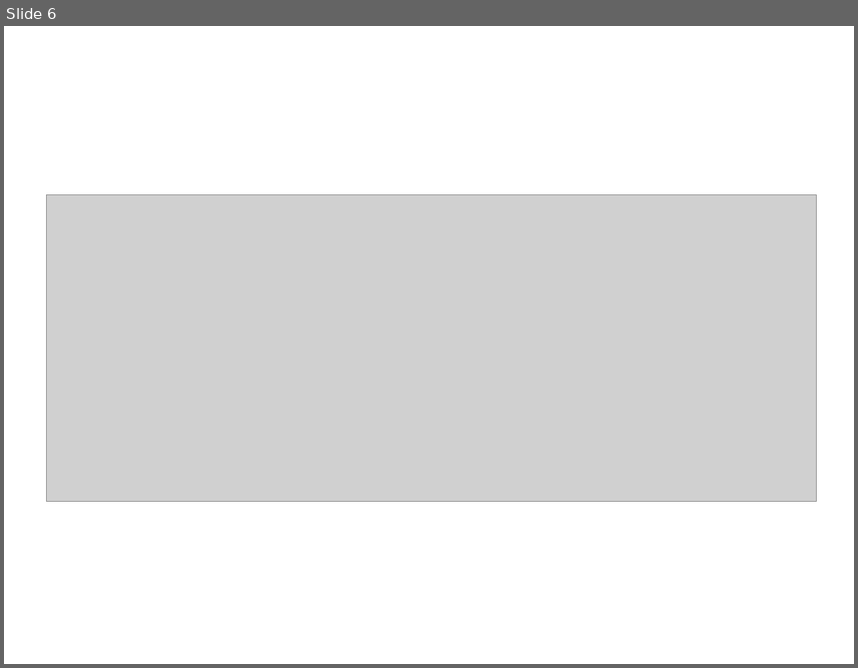
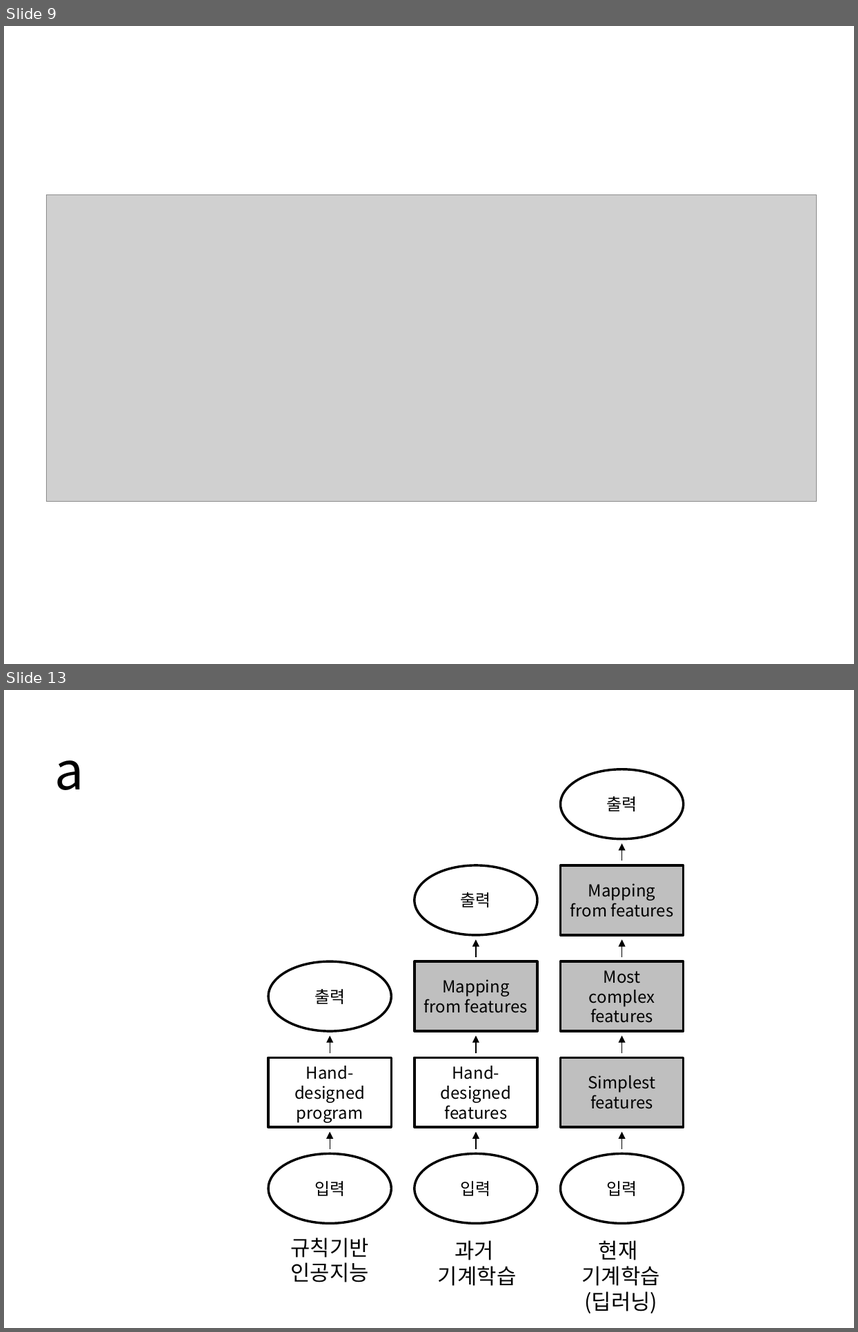
Before and after one commit to externalbrainlab/externalbrainlab.github.io, a slide deck: ppt/차트.pptx. Shown one above the other, each under a label of ours: slide 6 before the commit, slides 9 and 13 after it; the slides between them are not shown. The pictures are 858x668 and 858x1332 pixels, drawn with LibreOffice and Linux fonts; fonts in the diff are those of the drawing; grey boxes stand for pictures. Boxes give left, top, right and bottom in pixels: in the first picture for what was removed or moved away, otherwise in the second. Text is boxed around its words. In the diff, an @@ line names an element or a change of style, - is before the commit and + after.

```diff
--- a/ppt/차트.pptx
+++ b/ppt/차트.pptx
@@ slide 13 added at [4, 690, 854, 1328], background #FFFFFF @@
@@ title added at [55, 760, 84, 790], 44 pt, text #000000 @@
+a
@@ ellipse added at [561, 769, 684, 839], fill #FFFFFF, outline #000000 2 pt, 14 pt, text #000000 @@
+출력
@@ arrow added from (622, 861) to (622, 843), #000000 0.75 pt @@
@@ ellipse added at [415, 865, 538, 935], fill #FFFFFF, outline #000000 2 pt, 14 pt, text #000000 @@
+출력
@@ rectangle added at [561, 865, 684, 935], fill #BFBFBF, outline #000000 2 pt, 14 pt, text #000000 @@
+Mapping from features
@@ arrow added from (476, 957) to (476, 939), #000000 0.75 pt @@
@@ arrow added from (622, 957) to (622, 939), #000000 0.75 pt @@
@@ ellipse added at [268, 961, 392, 1031], fill #FFFFFF, outline #000000 2 pt, 14 pt, text #000000 @@
+출력
@@ rectangle added at [415, 961, 538, 1031], fill #BFBFBF, outline #000000 2 pt, 14 pt, text #000000 @@
+Mapping from features
@@ rectangle added at [561, 961, 684, 1031], fill #BFBFBF, outline #000000 2 pt, 14 pt, text #000000 @@
+Most complex features
@@ arrow added from (330, 1053) to (330, 1035), #000000 0.75 pt @@
@@ arrow added from (476, 1053) to (476, 1035), #000000 0.75 pt @@
@@ arrow added from (622, 1053) to (622, 1035), #000000 0.75 pt @@
@@ rectangle added at [268, 1057, 392, 1127], fill #FFFFFF, outline #000000 2 pt, 14 pt, text #000000 @@
+Hand-designed program
@@ rectangle added at [415, 1057, 538, 1127], fill #FFFFFF, outline #000000 2 pt, 14 pt, text #000000 @@
+Hand-designed features
@@ rectangle added at [561, 1057, 684, 1127], fill #BFBFBF, outline #000000 2 pt, 14 pt, text #000000 @@
+Simplest features
@@ arrow added from (330, 1149) to (330, 1131), #000000 0.75 pt @@
@@ arrow added from (476, 1149) to (476, 1131), #000000 0.75 pt @@
@@ arrow added from (622, 1149) to (622, 1131), #000000 0.75 pt @@
@@ ellipse added at [268, 1153, 392, 1223], fill #FFFFFF, outline #000000 2 pt, 14 pt, text #000000 @@
+입력
@@ ellipse added at [415, 1153, 538, 1223], fill #FFFFFF, outline #000000 2 pt, 14 pt, text #000000 @@
+입력
@@ ellipse added at [561, 1153, 684, 1223], fill #FFFFFF, outline #000000 2 pt, 14 pt, text #000000 @@
+입력
@@ text added at [291, 1237, 369, 1282], 18 pt, text #000000 @@
+규칙기반 인공지능
@@ text added at [438, 1240, 516, 1285], 18 pt, text #000000 @@
+과거
+기계학습
@@ text added at [582, 1240, 660, 1313], 18 pt, text #000000 @@
+현재
+기계학습
+(딥러닝)
@@ what was slide 6 is now slide 9 @@
```
Also in this commit, not shown: 1 slide changed, 8 other slides added, 2 slides removed, 6 other files.
